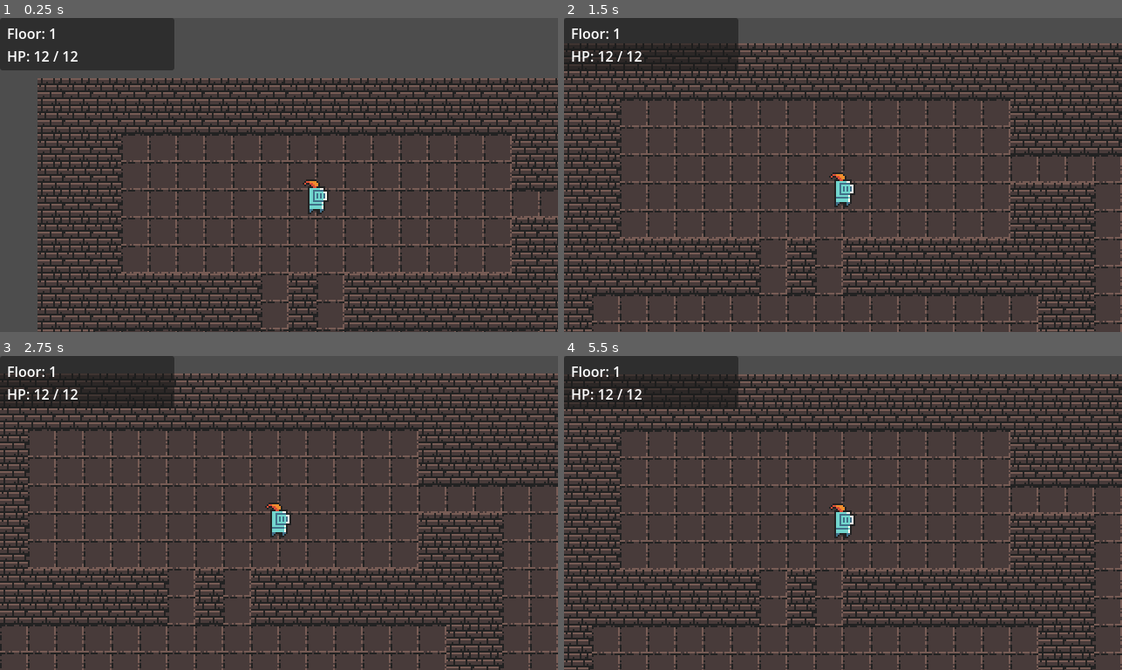
Above: before the commit, frames 1-4 (two rows, left to right).
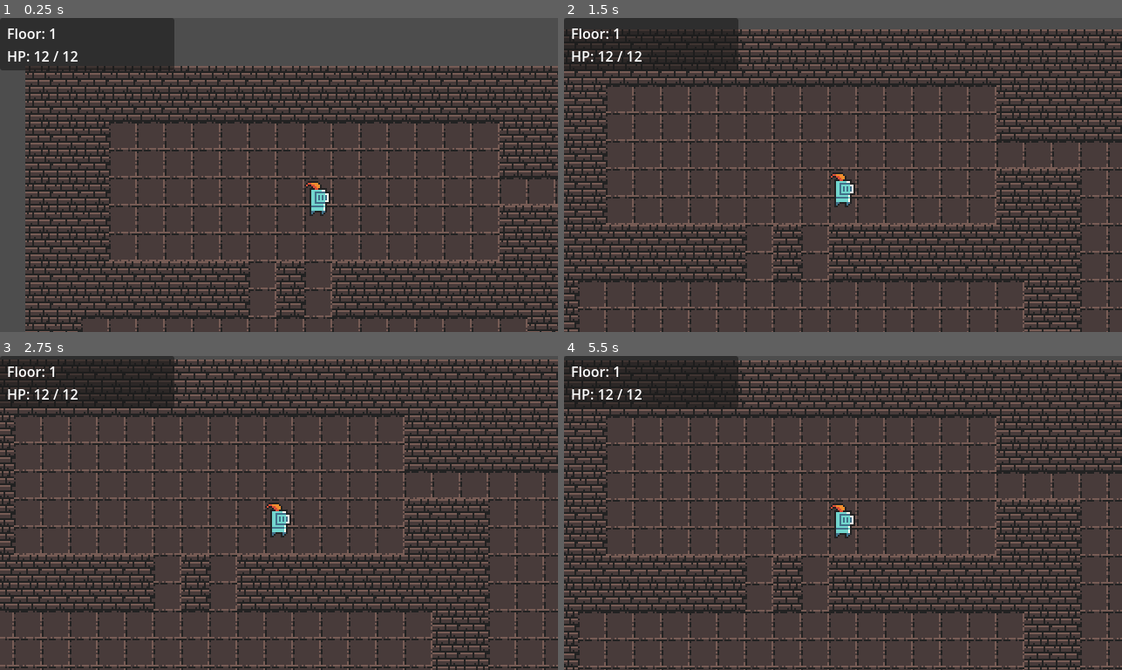
Above: after the commit, the same moments.

Repository: Bacilek/Dragons-in-Dungeons
Game: Godot game, scene res://scenes/main.tscn
The game is run twice, just before and just after one commit, with the same random seed, the same clock (stepped at 60 frames per second) and the same inputs.
Inputs:
- Up to frame 1 (0.25 s): no input
- Up to frame 2 (1.5 s): tap Enter at 0.5 s; hold Right 0.53-1.28 s; tap Space at 0.77 s; hold Down from 1.28 s (still down)
- Up to frame 3 (2.75 s): tap Space at 1.52 s; release Down at 2.03 s; hold Right from 2.03 s (still down)
- Up to frame 4 (5.5 s): release Right at 2.78 s; hold Up 2.78-3.53 s; tap Space at 3.02, 3.77, 4.52, 5 s; hold Left 3.53-5.03 s; hold Down from 5.03 s (still down)

The runs differ from the first frame. In frame 1, 44% of the frame differs, in the area x 4-100%, y 15-100%; in frame 2, 32%; in frame 3, 33%; in frame 4, 33%.

Commit message:
fix: center entity sprites on tile grid
Sprites were half a tile off because world position was set to the
tile top-left corner while AnimatedSprite2D draws centered. Now
uses tile center (pos * TILE_SIZE + TILE_SIZE/2) for both instant
placement and tween target.

Co-Authored-By: Claude Sonnet 4.6 <noreply@anthropic.com>

Diff:
--- a/scripts/entities/entity.gd
+++ b/scripts/entities/entity.gd
@@ -12,10 +12,12 @@
 func move_to(new_pos: Vector2i) -> void:
 	grid_pos = new_pos
 	var tween := create_tween()
-	tween.tween_property(self, "position",
-		Vector2(new_pos.x * TILE_SIZE, new_pos.y * TILE_SIZE), 0.08)
+	tween.tween_property(self, "position", _tile_center(new_pos), 0.08)
 	await tween.finished
 
 func set_grid_pos(pos: Vector2i) -> void:
 	grid_pos = pos
-	position = Vector2(pos.x * TILE_SIZE, pos.y * TILE_SIZE)
+	position = _tile_center(pos)
+
+func _tile_center(pos: Vector2i) -> Vector2:
+	return Vector2(pos.x * TILE_SIZE + TILE_SIZE * 0.5, pos.y * TILE_SIZE + TILE_SIZE * 0.5)
